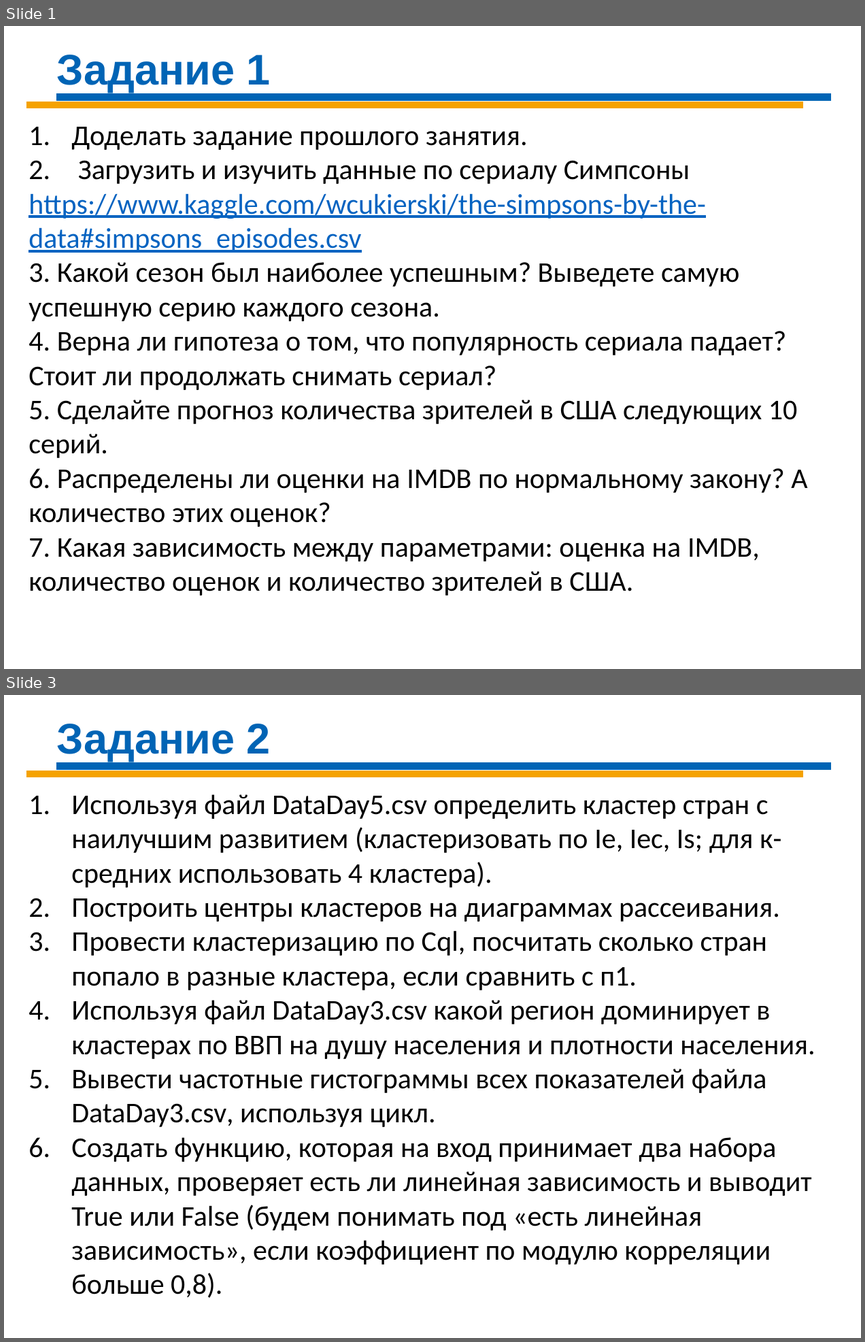
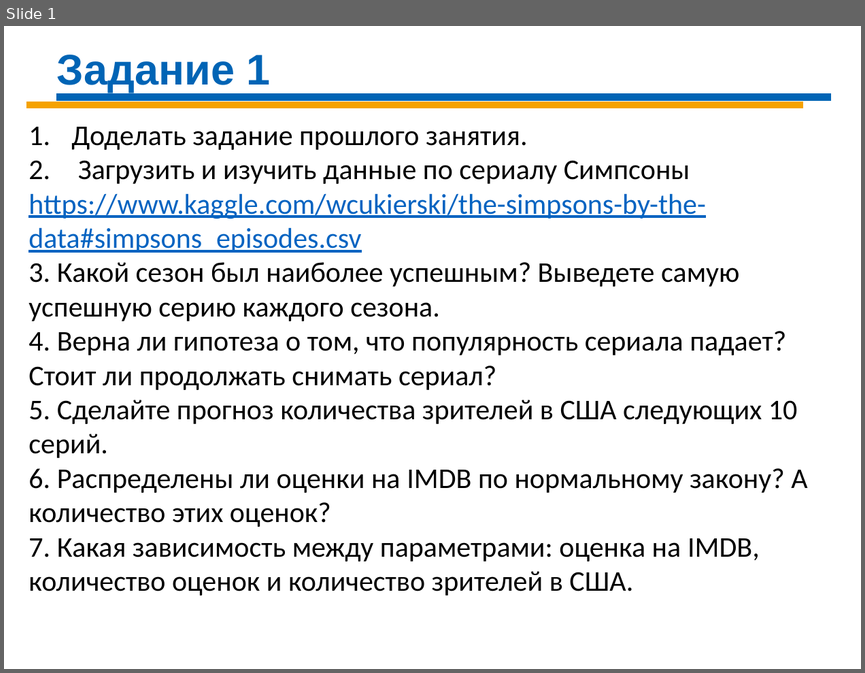
Before and after one commit to Demolis/Infopulse, a slide deck: Tue-Thr/DS-Day-07 R.pptx. Shown one above the other, each under a label of ours: slides 1 and 3 before the commit, slide 1 after it; the slides between them are not shown. The pictures are 865x1342 and 865x673 pixels, drawn with LibreOffice and Linux fonts; fonts in the diff are those of the drawing. Boxes give left, top, right and bottom in pixels: in the first picture for what was removed or moved away, otherwise in the second. Text is boxed around its words. In the diff, an @@ line names an element or a change of style, - is before the commit and + after.

```diff
--- a/Tue-Thr/DS-Day-07 R.pptx
+++ b/Tue-Thr/DS-Day-07 R.pptx
@@ slide 3 removed at bbox=[4, 695, 861, 1338], background #FFFFFF @@
@@ text removed at bbox=[57, 724, 271, 762] @@
-Задание 2
@@ line removed from (26, 774) to (802, 774) @@
@@ line removed from (56, 766) to (831, 766) @@
@@ text removed at bbox=[71, 794, 815, 1297] @@
-1. Используя файл DataDay5.csv определить кластер стран с наилучшим развитием (кластеризовать по Ie, Iec, Is; для к-средних использовать 4 кластера).
-2. Построить центры кластеров на диаграммах рассеивания.
-3. Провести кластеризацию по Сql, посчитать сколько стран попало в разные кластера, если сравнить с п1.
-4. Используя файл DataDay3.csv какой регион доминирует в кластерах по ВВП на душу населения и плотности населения.
-5. Вывести частотные гистограммы всех показателей файла DataDay3.csv, используя цикл.
-6. Создать функцию, которая на вход принимает два набора данных, проверяет есть ли линейная зависимость и выводит True или False (будем понимать под «есть линейная зависимость», если коэффициент по модулю корреляции больше 0,8).
```
Also in this commit, not shown: 1 other slide removed, 3 other files.
